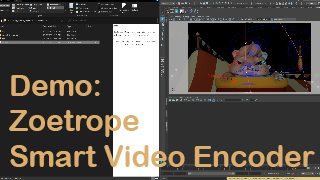
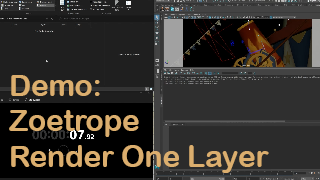
Layered file, before and after one edit (320px x 180px). Changes by layer:
renamed "Demo: Zoetrope Smart Video Encoder" to "Demo: Zoetrope Render One Layer", painted on it over [9, 75, 315, 173]
added layer "Layer 5" above "Layer 4" over [0, 0, 320, 180]
